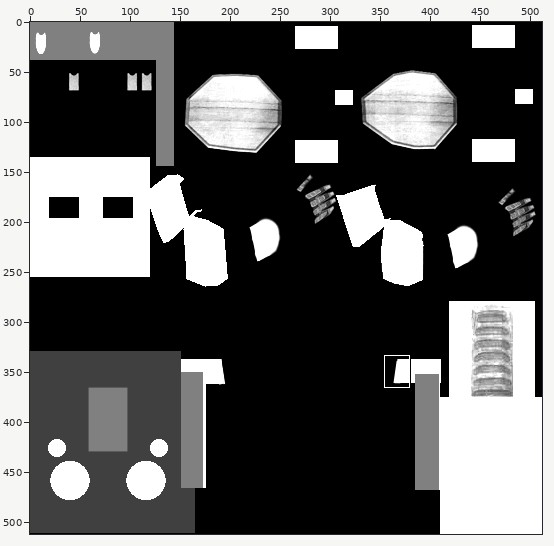
One commit to this sprite sheet: Echo_Mod_main/new_models_src/human/marine-t.png. The picture above shows the old version from afar; the outline marks the close-up.
Close-up. Before the commit:
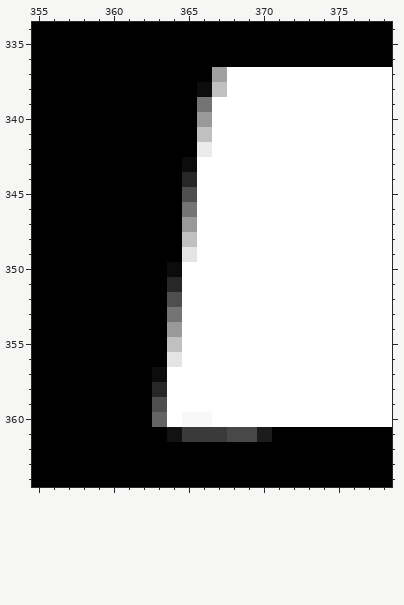
The file is 512x512 pixels. Colours within 5 levels of each other are drawn and written as one. Shown: x 355..378, y 334..364. The commit also changed other parts of the picture, which this record leaves out.
Once edited:
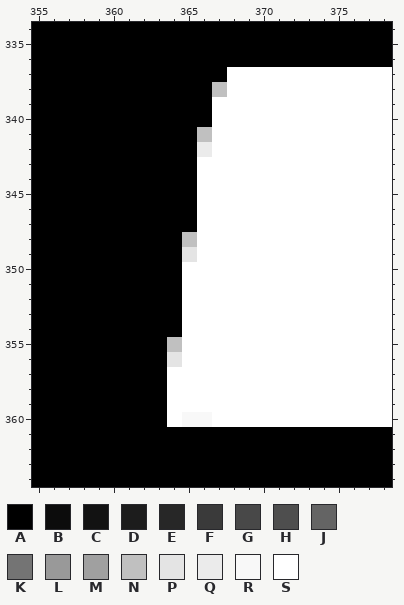
Palette (. is transparent): A #000000  B #0c0c0c  C #121212  D #1c1c1c  E #272727  F #3a3a3a  G #484848  H #4e4e4e  J #646464  K #747474  L #999999  M #a0a0a0  N #c0c0c0  P #e4e4e4  Q #ebebeb  R #f8f8f8  S #ffffff
Changes in this commit:
{"y":337,"x":367,"old":"M","new":"A"}
{"y":338,"x":366,"old":"B","new":"A"}
{"y":339,"x":366,"old":"K","new":"A"}
{"y":340,"x":366,"old":"L","new":"A"}
{"y":343,"x":365,"old":"B","new":"A"}
{"y":344,"x":365,"old":"E","new":"A"}
{"y":345,"x":365,"old":"H","new":"A"}
{"y":346,"x":365,"old":"K","new":"A"}
{"y":347,"x":365,"old":"L","new":"A"}
{"y":350,"x":364,"old":"B","new":"A"}
{"y":351,"x":364,"old":"E","new":"A"}
{"y":352,"x":364,"old":"H","new":"A"}
{"y":353,"x":364,"old":"K","new":"A"}
{"y":354,"x":364,"old":"L","new":"A"}
{"y":357,"x":363,"old":"B","new":"A"}
{"y":358,"x":363,"old":"E","new":"A"}
{"y":359,"x":363,"old":"H","new":"A"}
{"y":360,"x":363,"old":"J","new":"A"}
{"y":361,"x":364,"old":"CFFFGGD","new":"AAAAAAA"}
{"label":"changed","picture_box":[152,67,272,442]}
